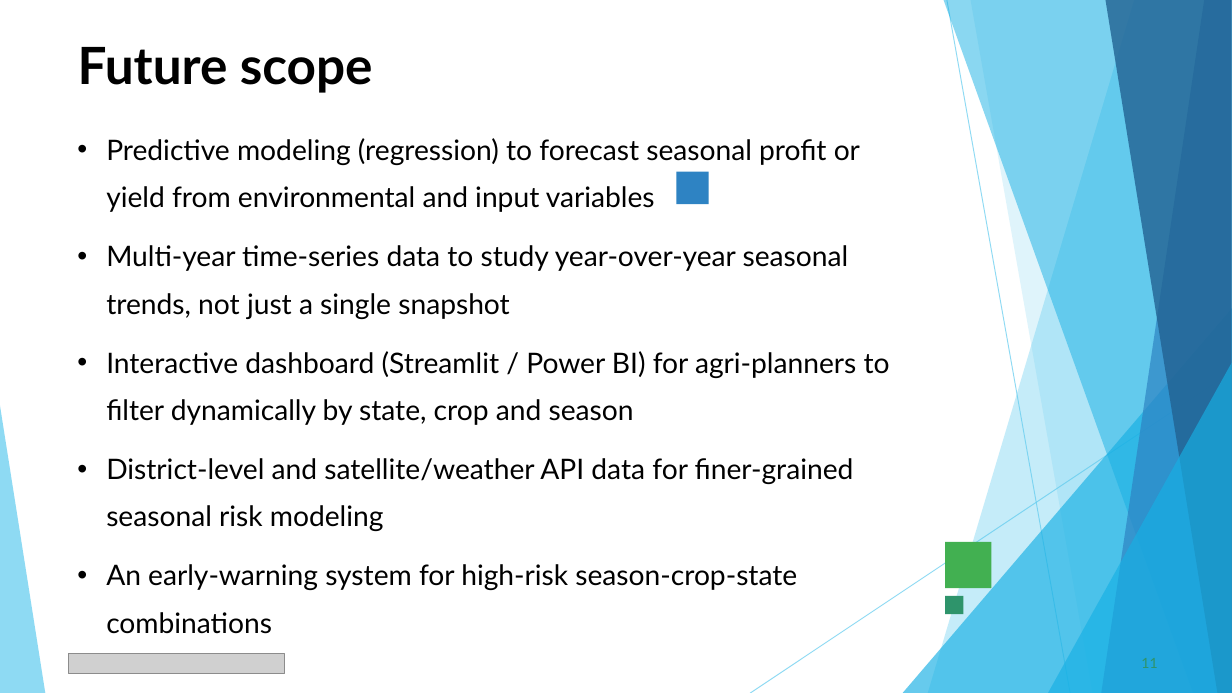
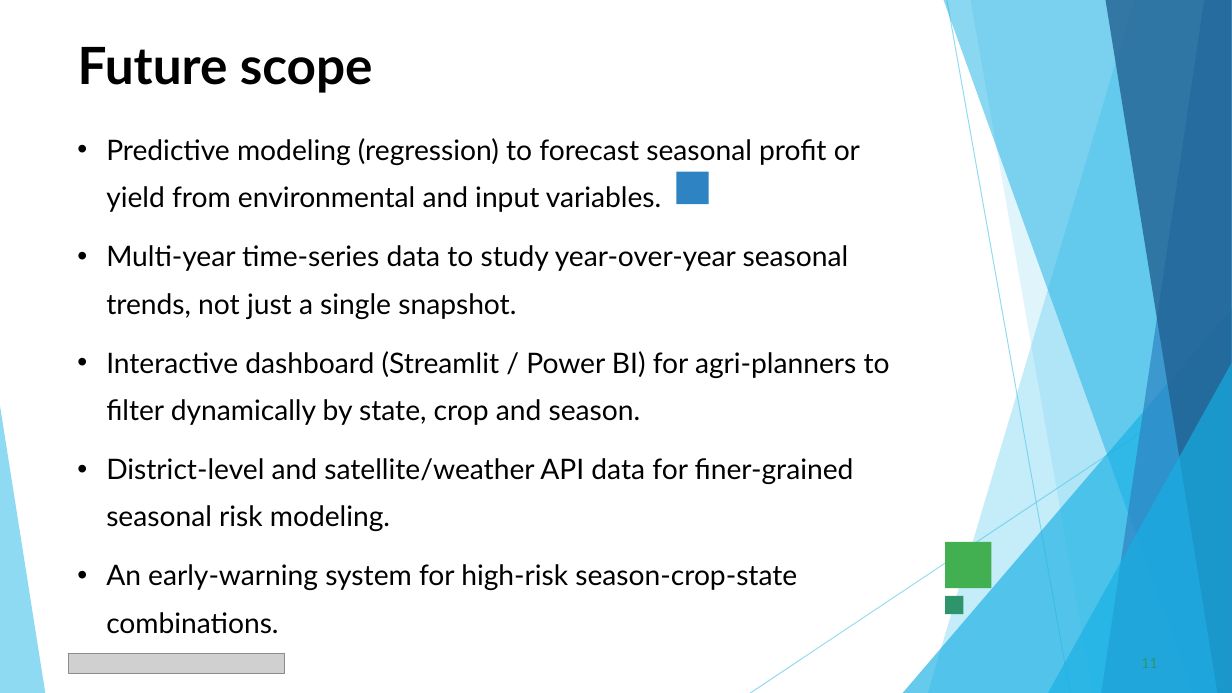
Before and after one commit to Vidhya-Majee/seasonal-agriculture-performance-analysis, a slide deck: slide 11 of Vidhya_Majee___VOIS_Major_Project_PPT_Seasonal_Agriculture_Performance_Analysis.pptx. Drawn at 1232x693 pixels with LibreOffice and Linux fonts; fonts in the diff are those of the drawing; grey boxes stand for pictures. Boxes give left, top, right and bottom in pixels: in the first picture for what was removed or moved away, otherwise in the second. Text is boxed around its words. In the diff, an @@ line names an element or a change of style, - is before the commit and + after.

Commit message:
Seasonal Agriculture Performance Analysis-MAJOR PROJECT

```diff
--- a/Vidhya_Majee___VOIS_Major_Project_PPT_Seasonal_Agriculture_Performance_Analysis.pptx
+++ b/Vidhya_Majee___VOIS_Major_Project_PPT_Seasonal_Agriculture_Performance_Analysis.pptx
@@ text at [106, 138, 890, 634]: text changed @@
-• Predictive modeling (regression) to forecast seasonal profit or yield from environmental and input variables
-• Multi-year time-series data to study year-over-year seasonal trends, not just a single snapshot
-• Interactive dashboard (Streamlit / Power BI) for agri-planners to filter dynamically by state, crop and season
-• District-level and satellite/weather API data for finer-grained seasonal risk modeling
-• An early-warning system for high-risk season-crop-state combinations
+• Predictive modeling (regression) to forecast seasonal profit or yield from environmental and input variables.
+• Multi-year time-series data to study year-over-year seasonal trends, not just a single snapshot.
+• Interactive dashboard (Streamlit / Power BI) for agri-planners to filter dynamically by state, crop and season.
+• District-level and satellite/weather API data for finer-grained seasonal risk modeling.
+• An early-warning system for high-risk season-crop-state combinations.
```
Also in this commit, not shown: 3 other slides changed.
